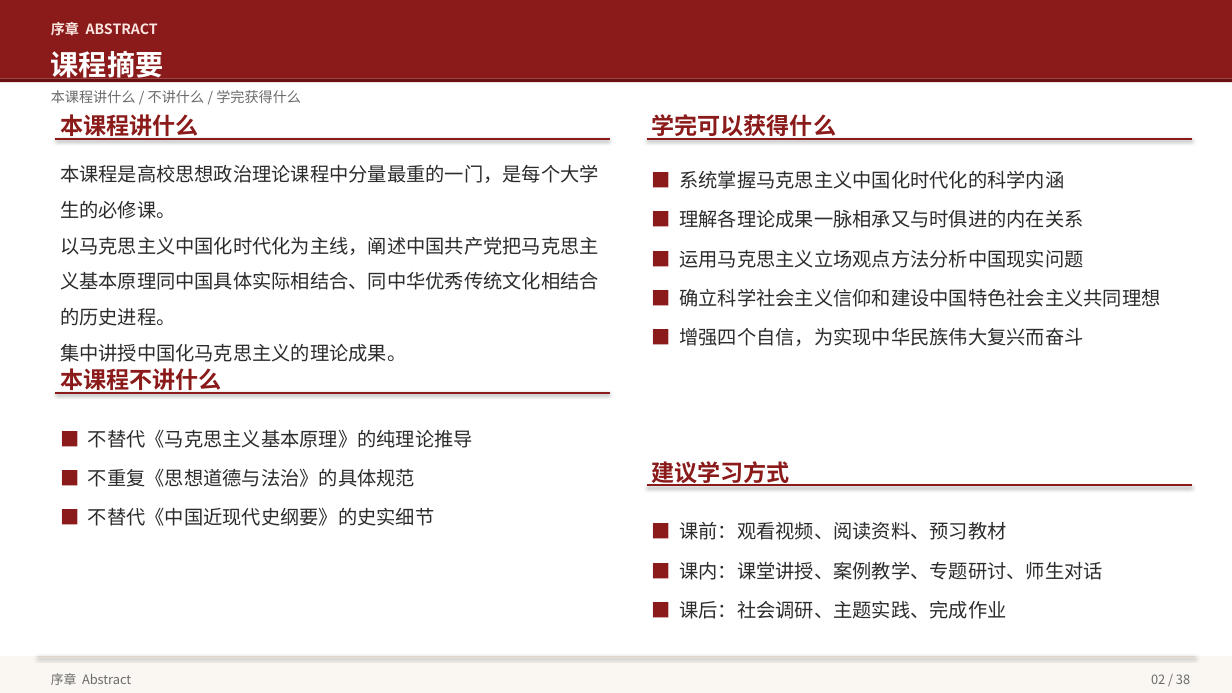
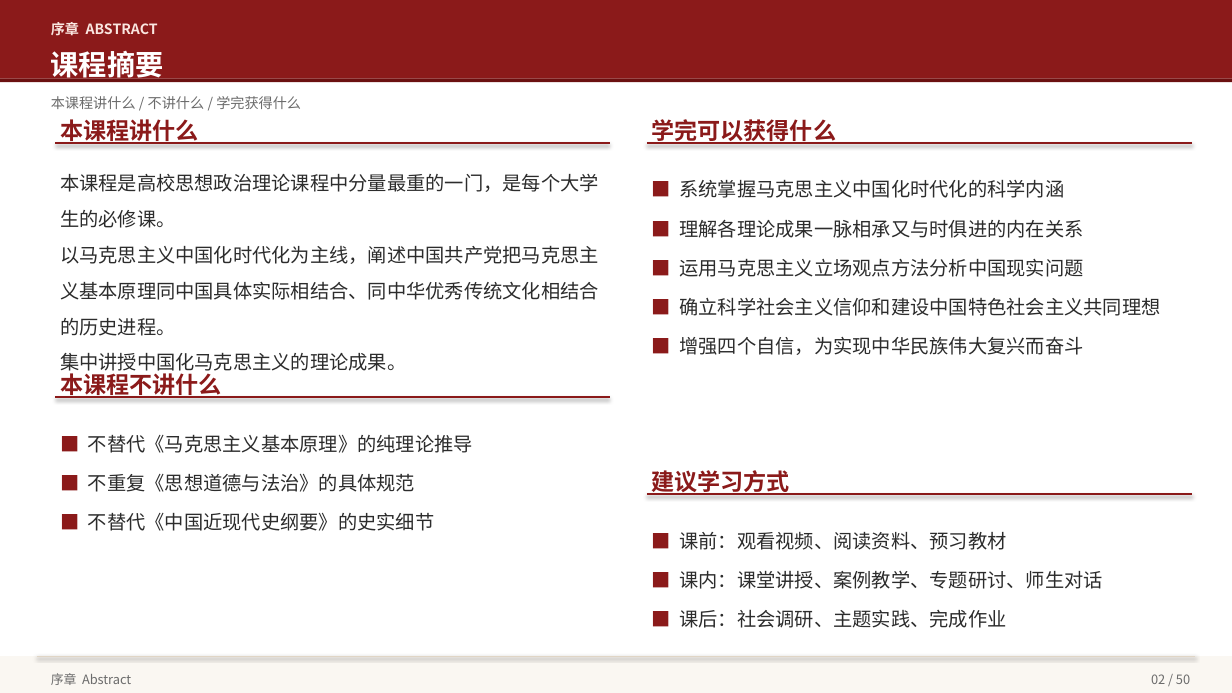
Before and after one commit to hsy358/obsidian-vault, a slide deck: slide 2 of 03-资源/PPT/毛泽东思想和中国特色社会主义理论体系概论 教学大纲概览.pptx. Drawn at 1232x693 pixels with LibreOffice and Linux fonts; fonts in the diff are those of the drawing. Boxes give left, top, right and bottom in pixels: in the first picture for what was removed or moved away, otherwise in the second. Text is boxed around its words. In the diff, an @@ line names an element or a change of style, - is before the commit and + after.

```diff
--- a/03-资源/PPT/毛泽东思想和中国特色社会主义理论体系概论 教学大纲概览.pptx
+++ b/03-资源/PPT/毛泽东思想和中国特色社会主义理论体系概论 教学大纲概览.pptx
@@ 5 texts, 3 lines: place and size @@
-5 texts, 3 lines at (51,47,1192,526)
+5 texts, 3 lines at (51,47,1192,531)
@@ text "课程摘要": place and size @@
-text "课程摘要" at (60,114,434,526)
+text "课程摘要" at (60,119,434,531)
@@ text "本课程是高校思想政治理论课程中分量最重的一门，是每个大学生的必修课。" rewrapped from (60,165,599,362) to (60,174,599,375) @@
@@ text "■ 课前：观看视频、阅读资料、预习教材": place and size @@
-text "■ 课前：观看视频、阅读资料、预习教材" at (679,522,1102,619)
+text "■ 课前：观看视频、阅读资料、预习教材" at (679,532,1102,628)
@@ 2 texts, 1 line: place and size @@
-2 texts, 1 line at (647,171,1192,486)
+2 texts, 1 line at (647,180,1192,495)
@@ text at (1151,674,1190,684): text changed @@
-02 / 38
+02 / 50
```
Also in this commit, not shown: 37 other slides changed, 13 slides added.
